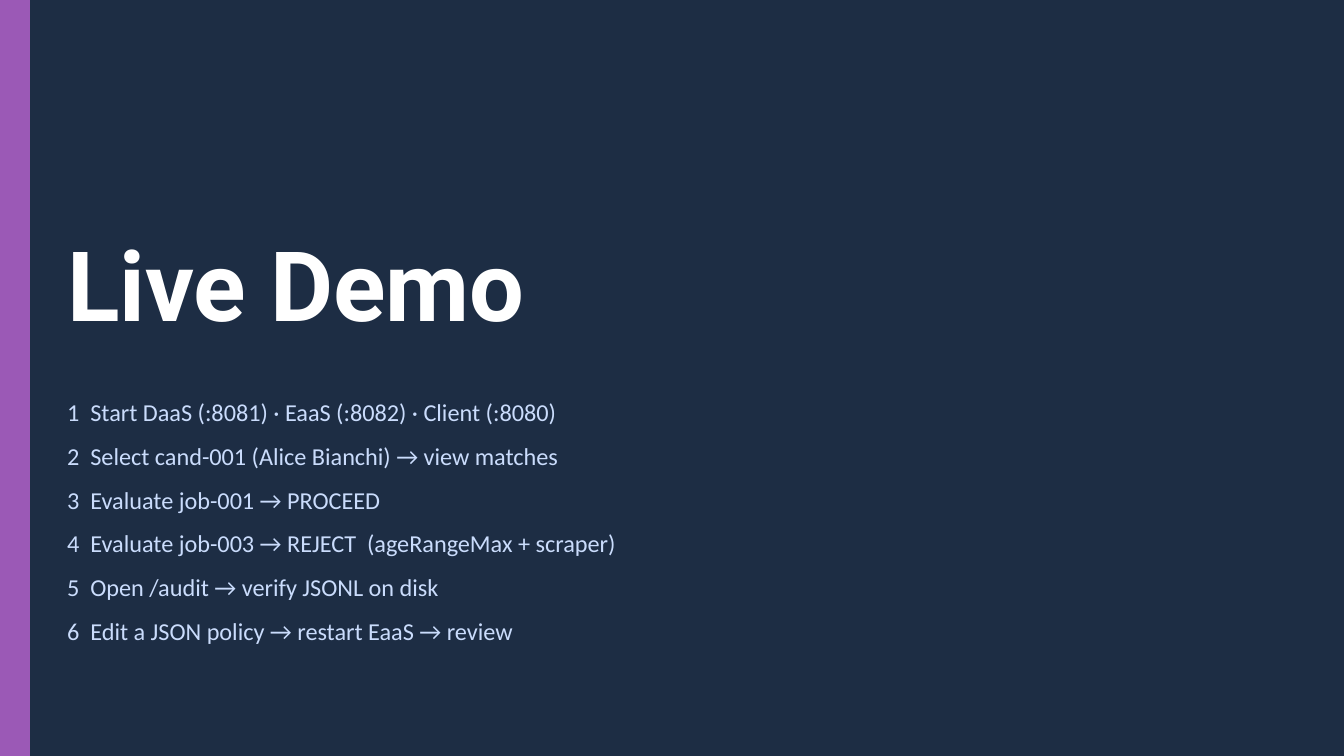
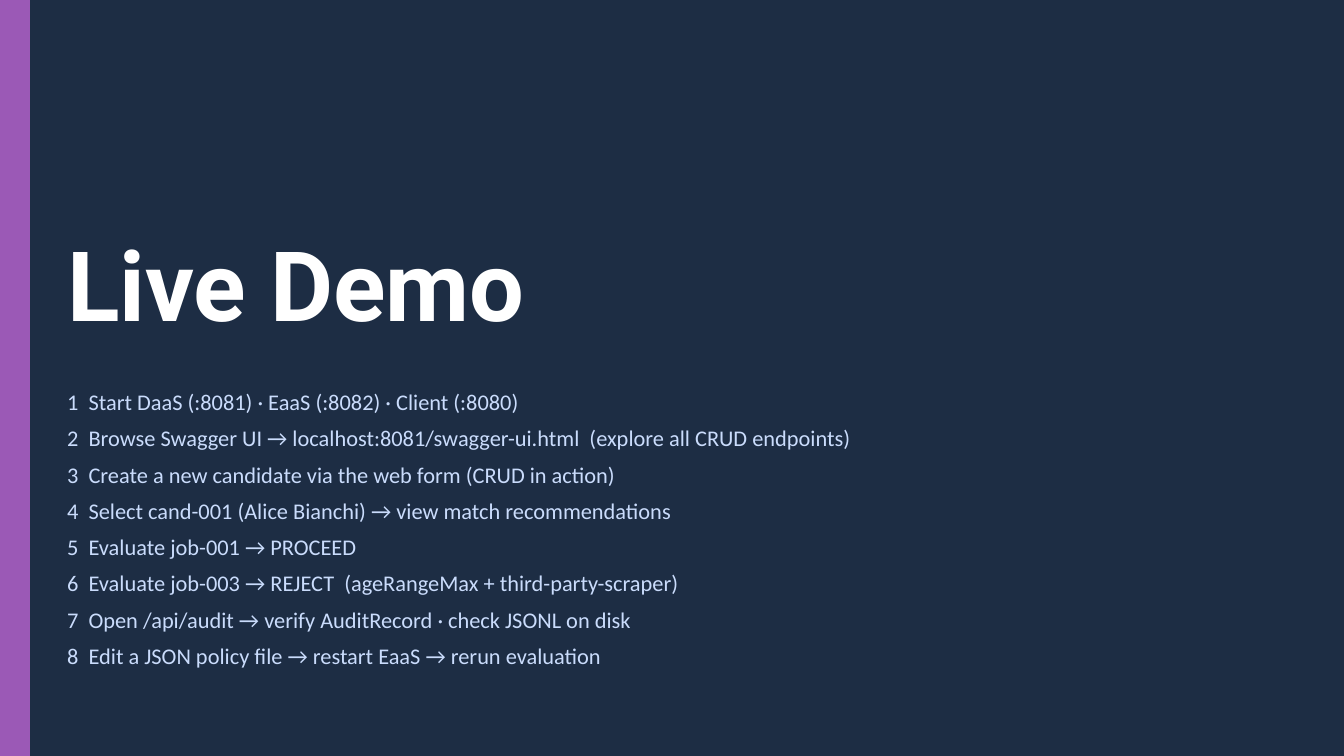
Before and after one commit to ediscota/SOSE-Homework, a slide deck: slide 19 of slides/SoSE-Employment-DaaS-EaaS.pptx. Drawn at 1344x756 pixels with LibreOffice and Linux fonts; fonts in the diff are those of the drawing. Boxes give left, top, right and bottom in pixels: in the first picture for what was removed or moved away, otherwise in the second. Text is boxed around its words. In the diff, an @@ line names an element or a change of style, - is before the commit and + after.

Commit message:
slide update

```diff
--- a/slides/SoSE-Employment-DaaS-EaaS.pptx
+++ b/slides/SoSE-Employment-DaaS-EaaS.pptx
@@ text at box(67, 394, 518, 413): size 13 to 12 pt in "1 Start DaaS (:8081) · EaaS (:8082) ..."; line spacing 1.5 to 1.35 @@
@@ text at box(67, 430, 850, 668): text changed; size 13 to 12 pt @@
-2 Select cand-001 (Alice Bianchi) → view matches
-3 Evaluate job-001 → PROCEED
-4 Evaluate job-003 → REJECT (ageRangeMax + scraper)
-5 Open /audit → verify JSONL on disk
-6 Edit a JSON policy → restart EaaS → review
+2 Browse Swagger UI → localhost:8081/swagger-ui.html (explore all CRUD endpoints)
+3 Create a new candidate via the web form (CRUD in action)
+4 Select cand-001 (Alice Bianchi) → view match recommendations
+5 Evaluate job-001 → PROCEED
+6 Evaluate job-003 → REJECT (ageRangeMax + third-party-scraper)
+7 Open /api/audit → verify AuditRecord · check JSONL on disk
+8 Edit a JSON policy file → restart EaaS → rerun evaluation
```
Also in this commit, not shown: 2 other slides changed, 1 slide added, 1 slide removed, 5 other files.
